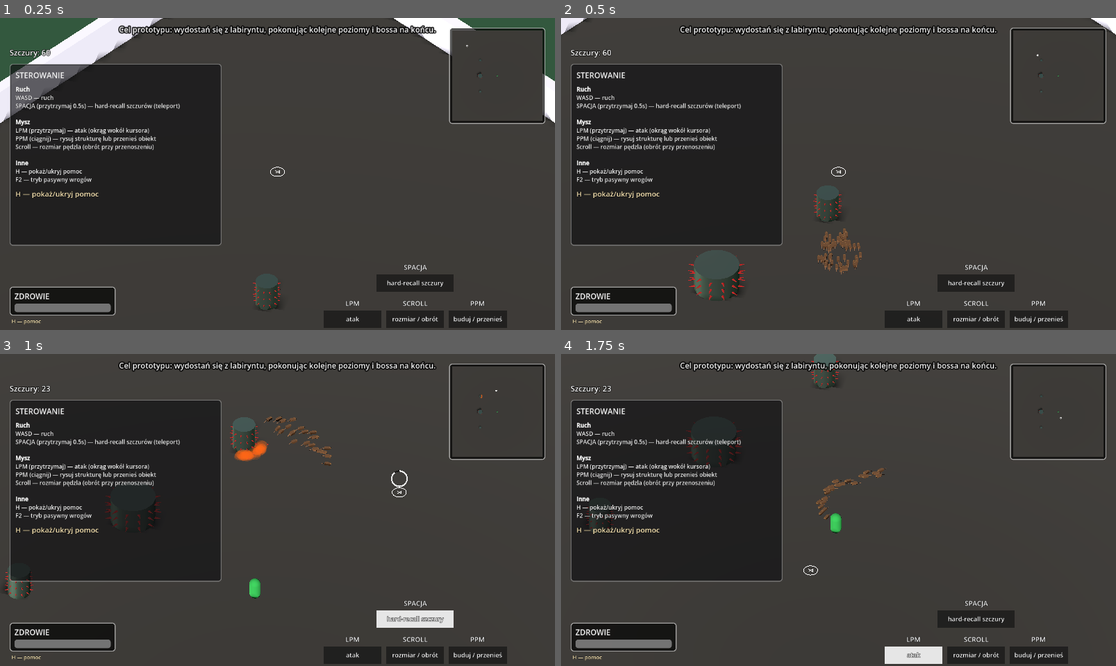
Above: before the commit, frames 1-4 (two rows, left to right).
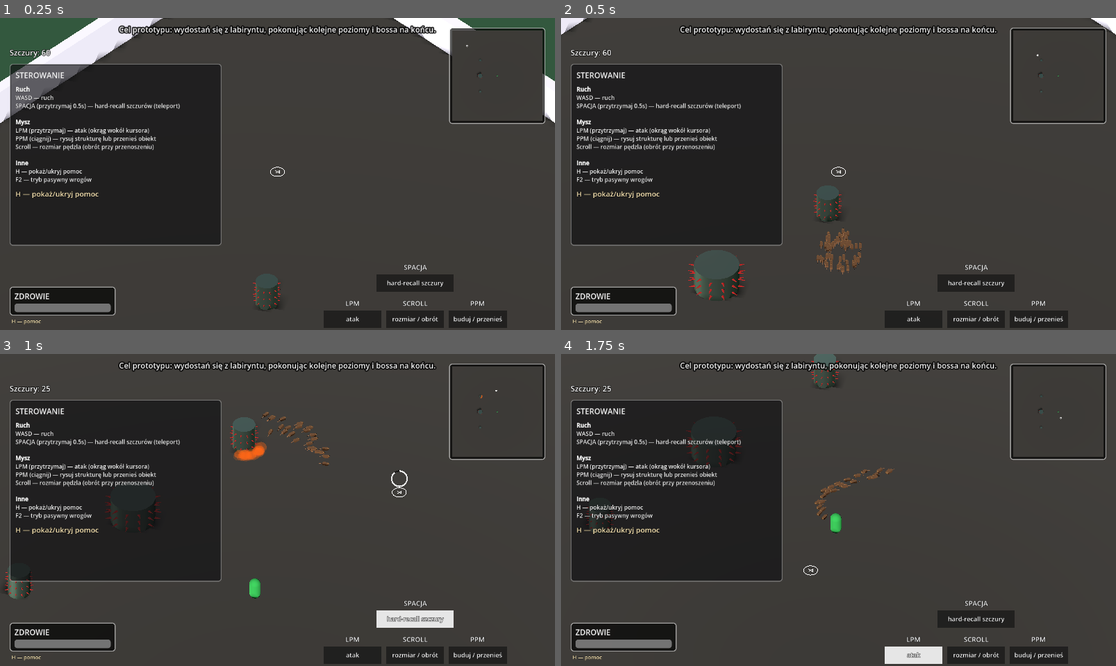
Above: after the commit, the same moments.

Repository: VirtuaIL/ZTGK-Prototyp
Game: Godot game, scene res://scenes/main.tscn
The game is run twice, just before and just after one commit, with the same random seed, the same clock (stepped at 60 frames per second) and the same inputs.
Inputs (mouse positions are in pixels of both pictures, inside the frame that each line leads up to):
- Up to frame 1 (0.25 s): no input
- Up to frame 2 (0.5 s): no input
- Up to frame 3 (1 s): tap Enter at 0.5 s; move the mouse to (399, 494) at 0.52 s; hold D (move_right) from 0.53 s (still down); hold Space (recall_rats) from 0.53 s (still down); click (399, 494) at 0.67 s
- Up to frame 4 (1.75 s): release D (move_right) at 1.25 s; release Space (recall_rats) at 1.25 s; drag from (727, 525) to (810, 572) at 1.27 s

Frame 1 is identical in both runs. In frame 2, 0.3% of the frame differs, in the area x 45-55%, y 64-83%; in frame 3, 0.5%, in the area x 8-87%, y 10-36%; in frame 4, 0.3%.

Commit message:
itemy do podnoszenia

Diff:
--- /dev/null
+++ b/scenes/cheese.tscn
@@ -0,0 +1,18 @@
+[gd_scene load_steps=4 format=3]
+
+[ext_resource type="Script" path="res://scripts/cheese.gd" id="1_cheese"]
+
+[sub_resource type="BoxShape3D" id="BoxShape3D_ch"]
+size = Vector3(1.2, 1.2, 1.2)
+
+[sub_resource type="PrismMesh" id="PrismMesh_ch"]
+size = Vector3(0.6, 0.4, 0.6)
+
+[node name="Cheese" type="Area3D"]
+script = ExtResource("1_cheese")
+
+[node name="CollisionShape3D" type="CollisionShape3D" parent="."]
+shape = SubResource("BoxShape3D_ch")
+
+[node name="MeshInstance3D" type="MeshInstance3D" parent="."]
+mesh = SubResource("PrismMesh_ch")
--- /dev/null
+++ b/scenes/damage_text.tscn
@@ -0,0 +1,14 @@
+[gd_scene load_steps=2 format=3]
+
+[ext_resource type="Script" path="res://scripts/damage_text.gd" id="1_dmg"]
+
+[node name="DamageText" type="Node3D"]
+script = ExtResource("1_dmg")
+
+[node name="Label3D" type="Label3D" parent="."]
+pixel_size = 0.015
+billboard = 1
+no_depth_test = true
+outline_size = 4
+outline_modulate = Color(0, 0, 0, 1)
+text = "10"
--- /dev/null
+++ b/scenes/gas_cloud.tscn
@@ -0,0 +1,27 @@
+[gd_scene load_steps=5 format=3]
+
+[ext_resource type="Script" path="res://scripts/gas_cloud.gd" id="1_gas"]
+
+[sub_resource type="SphereShape3D" id="SphereShape3D_g"]
+radius = 0.4
+
+[sub_resource type="StandardMaterial3D" id="StandardMaterial3D_g"]
+transparency = 1
+albedo_color = Color(0.2, 0.9, 0.3, 0.6)
+emission_enabled = true
+emission = Color(0.1, 0.8, 0.2, 1)
+emission_energy_multiplier = 0.5
+
+[sub_resource type="SphereMesh" id="SphereMesh_g"]
+material = SubResource("StandardMaterial3D_g")
+radius = 0.4
+height = 0.8
+
+[node name="GasCloud" type="Area3D"]
+script = ExtResource("1_gas")
+
+[node name="CollisionShape3D" type="CollisionShape3D" parent="."]
+shape = SubResource("SphereShape3D_g")
+
+[node name="MeshInstance3D" type="MeshInstance3D" parent="."]
+mesh = SubResource("SphereMesh_g")
--- a/scripts/boss_turret.gd
+++ b/scripts/boss_turret.gd
@@ -1,5 +1,7 @@
 extends CharacterBody3D
 class_name bossTurret
+
+const DamageTextScene := preload("res://scenes/damage_text.tscn")
 
 # The ID used by buttons to target this entity
 @export var doorId: int = 0
@@ -387,9 +389,17 @@
 			else:
 				child.material_overlay = null
 
-func take_damage(amount: float, source_id: int = -1, hit_pos: Vector3 = Vector3.ZERO) -> void:
+func take_damage(amount: float, source_id: int = -1, hit_pos: Vector3 = Vector3.ZERO, text_color: Color = Color.WHITE) -> void:
 	if current_state == State.DEAD:
 		return
+
+	if DamageTextScene:
+		var dt = DamageTextScene.instantiate()
+		get_parent().add_child(dt)
+		dt.global_position = global_position + Vector3(0, 3.0, 0)
+		if hit_pos != Vector3.ZERO:
+			dt.global_position = hit_pos + Vector3(0, 1.0, 0)
+		dt.set_damage(int(ceil(amount)), text_color)
 
 	health -= amount
 	health = maxf(health, 0.0)
--- /dev/null
+++ b/scripts/cheese.gd
@@ -0,0 +1,57 @@
+extends Area3D
+
+enum Type { RED, GREEN, YELLOW, PURPLE }
+
+var type: int = Type.YELLOW
+var time_alive: float = 0.0
+
+@export var pickup_radius: float = 1.5
+
+func set_type(new_type: int) -> void:
+	type = new_type
+	_update_visuals()
+
+func _ready() -> void:
+	_update_visuals()
+
+func _update_visuals() -> void:
+	var mesh_inst = $MeshInstance3D
+	if not mesh_inst:
+		return
+	var mat = StandardMaterial3D.new()
+	mat.roughness = 0.8
+
+	match type:
+		Type.RED:
+			mat.albedo_color = Color(0.9, 0.1, 0.1) # Aggression
+		Type.GREEN:
+			mat.albedo_color = Color(0.1, 0.9, 0.1) # Gas
+		Type.YELLOW:
+			mat.albedo_color = Color(0.9, 0.9, 0.1) # Immortality
+		Type.PURPLE:
+			mat.albedo_color = Color(0.6, 0.1, 0.9) # Loss of control, no aggro
+
+	mesh_inst.material_override = mat
+
+func _physics_process(delta: float) -> void:
+	time_alive += delta
+
+	# Hover and spin animation
+	var mesh_inst = $MeshInstance3D
+	if mesh_inst:
+		mesh_inst.position.y = sin(time_alive * 3.0) * 0.1
+		mesh_inst.rotation.y += delta * 2.0
+
+	# Check for nearby rats manually (since rats have collision_layer=0)
+	var mgr = get_tree().get_first_node_in_group("rat_manager")
+	if mgr != null and "rats" in mgr:
+		for rat in mgr.rats:
+			if not is_instance_valid(rat):
+				continue
+			var d_sq = global_position.distance_squared_to(rat.global_position)
+			if d_sq < pickup_radius * pickup_radius:
+				# Pickup!
+				if mgr.has_method("apply_cheese_buff"):
+					mgr.apply_cheese_buff(type)
+				queue_free()
+				break
--- /dev/null
+++ b/scripts/damage_text.gd
@@ -0,0 +1,31 @@
+extends Node3D
+
+@export var duration: float = 0.8
+var _time_alive: float = 0.0
+var _velocity: Vector3 = Vector3(0, 2.0, 0)
+@onready var label = $Label3D
+
+func set_damage(amount: int, color: Color) -> void:
+	if label:
+		label.text = str(amount)
+		label.modulate = color
+
+		# add slight random horizontal velocity
+		_velocity.x = randf_range(-1.0, 1.0)
+		_velocity.z = randf_range(-1.0, 1.0)
+
+func _physics_process(delta: float) -> void:
+	_time_alive += delta
+	if _time_alive >= duration:
+		queue_free()
+		return
+
+	position += _velocity * delta
+	_velocity.y -= delta * 1.0 # Slight gravity
+
+	if label:
+		var alpha = clampf(1.0 - (_time_alive / duration), 0.0, 1.0)
+		label.outline_modulate.a = alpha
+		var c = label.modulate
+		c.a = alpha
+		label.modulate = c
--- a/scripts/enemy.gd
+++ b/scripts/enemy.gd
@@ -1,4 +1,7 @@
 extends CharacterBody3D
+
+const CheeseScene := preload("res://scenes/cheese.tscn")
+const DamageTextScene := preload("res://scenes/damage_text.tscn")
 
 signal enemy_died
 
@@ -258,7 +261,8 @@
 	var rat_count = 0
 	if mgr != null and "rats" in mgr:
 		var are_visible = not mgr.has_method("are_rats_hidden") or not mgr.are_rats_hidden()
-		if are_visible:
+		var purple_active = mgr.get("buff_purple_timer") != null and mgr.buff_purple_timer > 0.0
+		if are_visible and not purple_active:
 			for rat in mgr.rats:
 				if is_instance_valid(rat) and rat.global_position.distance_squared_to(global_position) < attack_range * attack_range:
 					rat_count += 1
@@ -321,7 +325,8 @@
 	targets.append_array(players)
 	if mgr != null and "rats" in mgr:
 		var are_visible = not mgr.has_method("are_rats_hidden") or not mgr.are_rats_hidden()
-		if are_visible:
+		var purple_active = mgr.get("buff_purple_timer") != null and mgr.buff_purple_timer > 0.0
+		if are_visible and not purple_active:
 			for r in mgr.rats:
 				if is_instance_valid(r):
 					targets.append(r)
@@ -380,7 +385,7 @@
 # ═══════════════════════════════════════════════
 #  DAMAGE & DEATH (preserved from original)
 # ═══════════════════════════════════════════════
-func take_damage(amount: float, source_id: int = -1, hit_pos: Vector3 = Vector3.ZERO) -> void:
+func take_damage(amount: float, source_id: int = -1, hit_pos: Vector3 = Vector3.ZERO, text_color: Color = Color.WHITE) -> void:
 
 	if _is_dead or ai_state == AIState.PASSIVE:
 		return
@@ -393,6 +398,14 @@
 	health = maxf(health, 0.0)
 	_update_hp_bar()
 	_flash_hit()
+
+	if DamageTextScene:
+		var dt = DamageTextScene.instantiate()
+		get_parent().add_child(dt)
+		dt.global_position = global_position + Vector3(0, 1.5, 0)
+		if hit_pos != Vector3.ZERO:
+			dt.global_position = hit_pos + Vector3(0, 0.5, 0)
+		dt.set_damage(int(ceil(amount)), text_color)
 
 	if hit_pos != Vector3.ZERO:
 		var dir := (global_position - hit_pos)
@@ -428,6 +441,14 @@
 	tween.tween_callback(func() -> void:
 		visible = false
 		enemy_died.emit()
+
+		if randf() <= 0.5:
+			if CheeseScene:
+				var c = CheeseScene.instantiate()
+				get_parent().add_child(c)
+				c.global_position = global_position
+				if c.has_method("set_type"):
+					c.set_type(randi() % 4)
 	)
 
 	# Stay dead — no auto-respawn. F2 toggle revives all enemies.
@@ -464,7 +485,8 @@
 	if mgr != null and "rats" in mgr:
 		# Exclude rats from targeting entirely if they are hidden
 		var are_visible = not mgr.has_method("are_rats_hidden") or not mgr.are_rats_hidden()
-		if are_visible:
+		var purple_active = mgr.get("buff_purple_timer") != null and mgr.buff_purple_timer > 0.0
+		if are_visible and not purple_active:
 			for rat in mgr.rats:
 				if is_instance_valid(rat):
 					targets.append(rat as Node3D)
--- /dev/null
+++ b/scripts/gas_cloud.gd
@@ -0,0 +1,42 @@
+extends Area3D
+
+@export var duration: float = 2.0
+@export var damage_per_tick: float = 5.0
+@export var damage_interval: float = 0.5
+@export var cloud_radius: float = 0.4
+
+var _time_alive: float = 0.0
+var _tick_timer: float = 0.0
+
+func _ready() -> void:
+	# Make sure it only interacts with enemies
+	# If enemies are on a certain mask, we can set that, but we'll also just check groups
+	pass
+
+func _physics_process(delta: float) -> void:
+	_time_alive += delta
+	if _time_alive >= duration:
+		queue_free()
+		return
+
+	# visual pulse
+	var mesh_inst = $MeshInstance3D
+	if mesh_inst:
+		var scale_val = 1.0 + sin(_time_alive * 5.0) * 0.1
+		mesh_inst.scale = Vector3(scale_val, scale_val, scale_val)
+		# fade out
+		if mesh_inst.material_override:
+			var mat = mesh_inst.material_override
+			mat.albedo_color.a = clampf(1.0 - (_time_alive / duration), 0.0, 0.6)
+
+	_tick_timer -= delta
+	if _tick_timer <= 0.0:
+		_tick_timer = damage_interval
+		_deal_damage()
+
+func _deal_damage() -> void:
+	var nodes = get_tree().get_nodes_in_group("enemies")
+	for n in nodes:
+		if is_instance_valid(n) and n.has_method("take_damage"):
+			if global_position.distance_squared_to(n.global_position) < cloud_radius * cloud_radius:
+				n.take_damage(damage_per_tick, get_instance_id(), global_position, Color(0.1, 0.9, 0.1))
--- a/scripts/rat.gd
+++ b/scripts/rat.gd
@@ -2,6 +2,7 @@
 class_name Rat
 
 const DeathEffect := preload("res://scenes/rat_death_effect.tscn")
+const GasCloudScene := preload("res://scenes/gas_cloud.tscn")
 
 enum State {FOLLOW, ORBIT, WAVE, TRAVEL_TO_BUILD, WAITING_FOR_FORMATION, STATIC}
 
@@ -54,6 +55,8 @@
 var hit_range: float = 0.8
 var attack_cooldown: float = 0.0
 
+var _gas_timer: float = 0.0
+
 # Build state
 var build_target: Vector3 = Vector3.ZERO
 var _travel_timer: float = 0.0
@@ -101,6 +104,30 @@
 
 	if player == null:
 		return
+
+	var mgr = get_tree().get_first_node_in_group("rat_manager")
+	if mgr != null and "buff_purple_timer" in mgr:
+		if mgr.buff_purple_timer > 0.0:
+			if not is_on_floor():
+				velocity.y -= ProjectSettings.get_setting("physics/3d/default_gravity") * delta * 50
+			else:
+				velocity.y = 0.0
+			velocity.x = 0.0
+			velocity.z = 0.0
+			move_and_slide()
+			return
+
+		if mgr.buff_green_timer > 0.0:
+			_gas_timer -= delta
+			var speed_sq = velocity.x * velocity.x + velocity.z * velocity.z
+			if _gas_timer <= 0.0 and speed_sq > 0.1:
+				_gas_timer = 0.2
+				if GasCloudScene:
+					var p = get_parent()
+					if p:
+						var g = GasCloudScene.instantiate()
+						p.add_child(g)
+						g.global_position = global_position
 
 	if attack_cooldown > 0.0:
 		attack_cooldown = maxf(0.0, attack_cooldown - delta)
@@ -144,6 +171,12 @@
 			velocity.y = 0.0
 
 		# Fall recovery is handled above before distance checks.
+
+	if mgr != null and mgr.has_method("get_current_buff_material"):
+		var mat = mgr.get_current_buff_material()
+		$Body.material_override = mat
+		$Tail.material_override = mat
+		$Head.material_override = mat
 
 	match state:
 		State.FOLLOW:
@@ -300,10 +333,16 @@
 	enemies += (get_tree().get_nodes_in_group("bosses"))
 	#print(global_position.distance_to(get_tree().get_nodes_in_group("bosses")[0].global_position))
 
+	var final_dmg = damage_per_hit
+	var dmg_color = Color.WHITE
+	if "buff_red_timer" in mgr and mgr.buff_red_timer > 0.0:
+		final_dmg *= 2.0
+		dmg_color = Color(0.9, 0.1, 0.1)
+
 	for enemy in enemies:
 		var dist: float = global_position.distance_to(enemy.global_position)
 		if dist < hit_range:
-			enemy.take_damage(damage_per_hit, get_instance_id(), global_position)
+			enemy.take_damage(final_dmg, get_instance_id(), global_position, dmg_color)
 			attack_cooldown = 1.0
 			break
 
@@ -563,12 +602,15 @@
 	return hit.position.y >= global_position.y - max_drop
 
 func die() -> void:
+	var mgr = get_tree().get_first_node_in_group("rat_manager")
+	if mgr != null and "buff_yellow_timer" in mgr and mgr.buff_yellow_timer > 0.0:
+		return
+
 	if DeathEffect:
 		var eff = DeathEffect.instantiate()
 		get_parent().add_child(eff)
 		eff.global_position = global_position
 
-	var mgr = get_tree().get_first_node_in_group("rat_manager")
 	if mgr != null and "rats" in mgr:
 		var idx = mgr.rats.find(self)
 		if idx != -1:
--- a/scripts/rat_manager.gd
+++ b/scripts/rat_manager.gd
@@ -32,6 +32,30 @@
 var _rat_spawn_used: Dictionary = {}
 
 var mode: int = 1 # Always BUILD-like unified mode
+
+var buff_red_timer: float = 0.0
+var buff_green_timer: float = 0.0
+var buff_yellow_timer: float = 0.0
+var buff_purple_timer: float = 0.0
+
+var buff_mat_red: StandardMaterial3D
+var buff_mat_green: StandardMaterial3D
+var buff_mat_yellow: StandardMaterial3D
+var buff_mat_purple: StandardMaterial3D
+
+func get_current_buff_material():
+	if buff_red_timer > 0.0: return buff_mat_red
+	if buff_green_timer > 0.0: return buff_mat_green
+	if buff_yellow_timer > 0.0: return buff_mat_yellow
+	if buff_purple_timer > 0.0: return buff_mat_purple
+	return null
+
+func apply_cheese_buff(type: int) -> void:
+	match type:
+		0: buff_red_timer = 5.0
+		1: buff_green_timer = 5.0
+		2: buff_yellow_timer = 5.0
+		3: buff_purple_timer = 5.0
 
 # Drawing & Blob
 var built_positions: Dictionary = {}
@@ -167,6 +191,15 @@
 func _ready() -> void:
 	add_to_group("rat_manager")
 	_clamp_caps()
+
+	buff_mat_red = StandardMaterial3D.new()
+	buff_mat_red.albedo_color = Color(0.9, 0.1, 0.1)
+	buff_mat_green = StandardMaterial3D.new()
+	buff_mat_green.albedo_color = Color(0.1, 0.9, 0.1)
+	buff_mat_yellow = StandardMaterial3D.new()
+	buff_mat_yellow.albedo_color = Color(0.9, 0.9, 0.1)
+	buff_mat_purple = StandardMaterial3D.new()
+	buff_mat_purple.albedo_color = Color(0.6, 0.1, 0.9)
 
 	immediate_mesh = ImmediateMesh.new()
 	line_mesh_instance = MeshInstance3D.new()
@@ -398,6 +431,11 @@
 		if wave_timer <= 0.0:
 			wave_active = false
 			wave_ended.emit()
+
+	if buff_red_timer > 0.0: buff_red_timer -= delta
+	if buff_green_timer > 0.0: buff_green_timer -= delta
+	if buff_yellow_timer > 0.0: buff_yellow_timer -= delta
+	if buff_purple_timer > 0.0: buff_purple_timer -= delta
 
 	# ── RMB held: combat attack circle ──
 	if combat_rmb_down:
Not shown: 1 places in scenes/main.tscn that only renumber resources
Not shown, added: scripts/cheese.gd.uid
Not shown, added: scripts/damage_text.gd.uid
Not shown, added: scripts/gas_cloud.gd.uid
